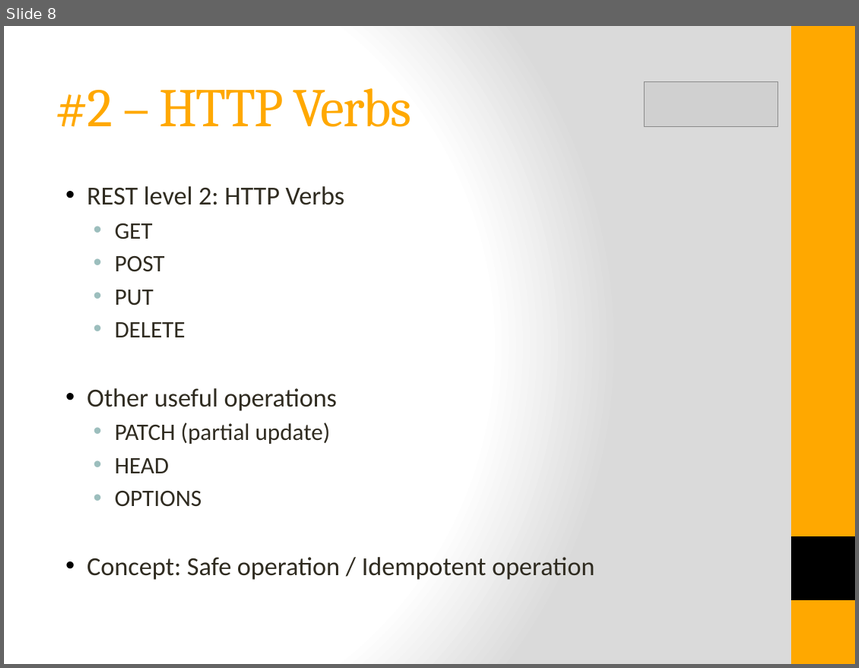
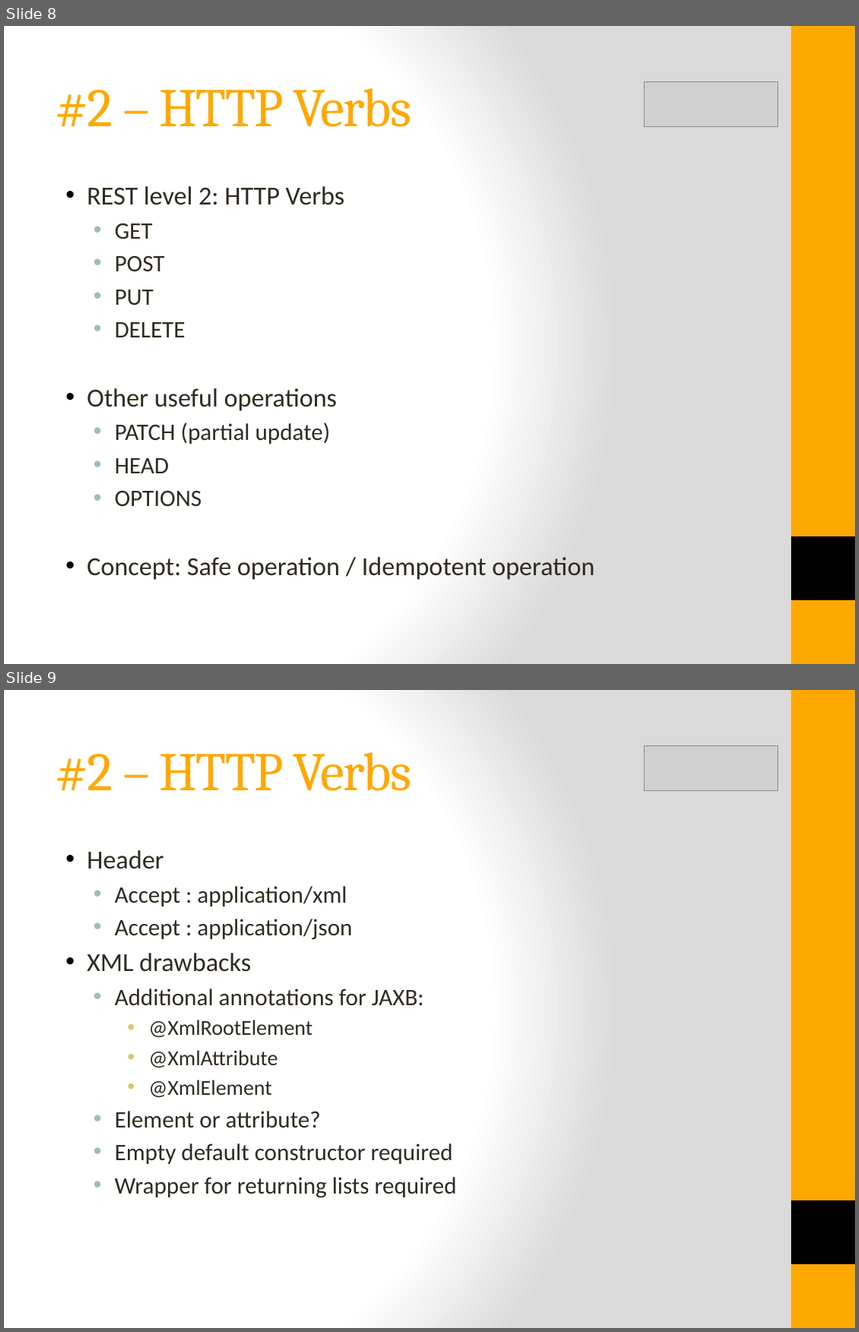
Before and after one commit to istibekesi/my-restful-api, a slide deck: doc/RESTful API Design.pptx. Shown one above the other, each under a label of ours: slide 8 before the commit, slides 8 and 9 after it. The pictures are 859x668 and 859x1332 pixels, drawn with LibreOffice and Linux fonts; fonts in the diff are those of the drawing; grey boxes stand for pictures. Boxes give left, top, right and bottom in pixels: in the first picture for what was removed or moved away, otherwise in the second. Text is boxed around its words. In the diff, an @@ line names an element or a change of style, - is before the commit and + after.

Commit message:
Managers Wrapper object

```diff
--- a/doc/RESTful API Design.pptx
+++ b/doc/RESTful API Design.pptx
@@ slide 9 added at <box>4,690,855,1328</box>, background gradient #FFFFFF to #DADADA; not listed: 2 template elements that a slide beside it also shows @@
@@ title added at <box>55,752,411,791</box>, 46 pt, text #FFA800 @@
+#2 – HTTP Verbs
@@ picture added at <box>644,746,778,791</box> @@
@@ text added at <box>87,850,457,1198</box>, 20 pt, text #2F2B20 @@
+• Header
+  • Accept : application/xml
+  • Accept : application/json
+• XML drawbacks
+  • Additional annotations for JAXB:
+    • @XmlRootElement
+    • @XmlAttribute
+    • @XmlElement
+  • Element or attribute?
+  • Empty default constructor required
+  • Wrapper for returning lists required
```
Also in this commit, not shown: 2 slides changed, 1 other slide added, 6 other files.
